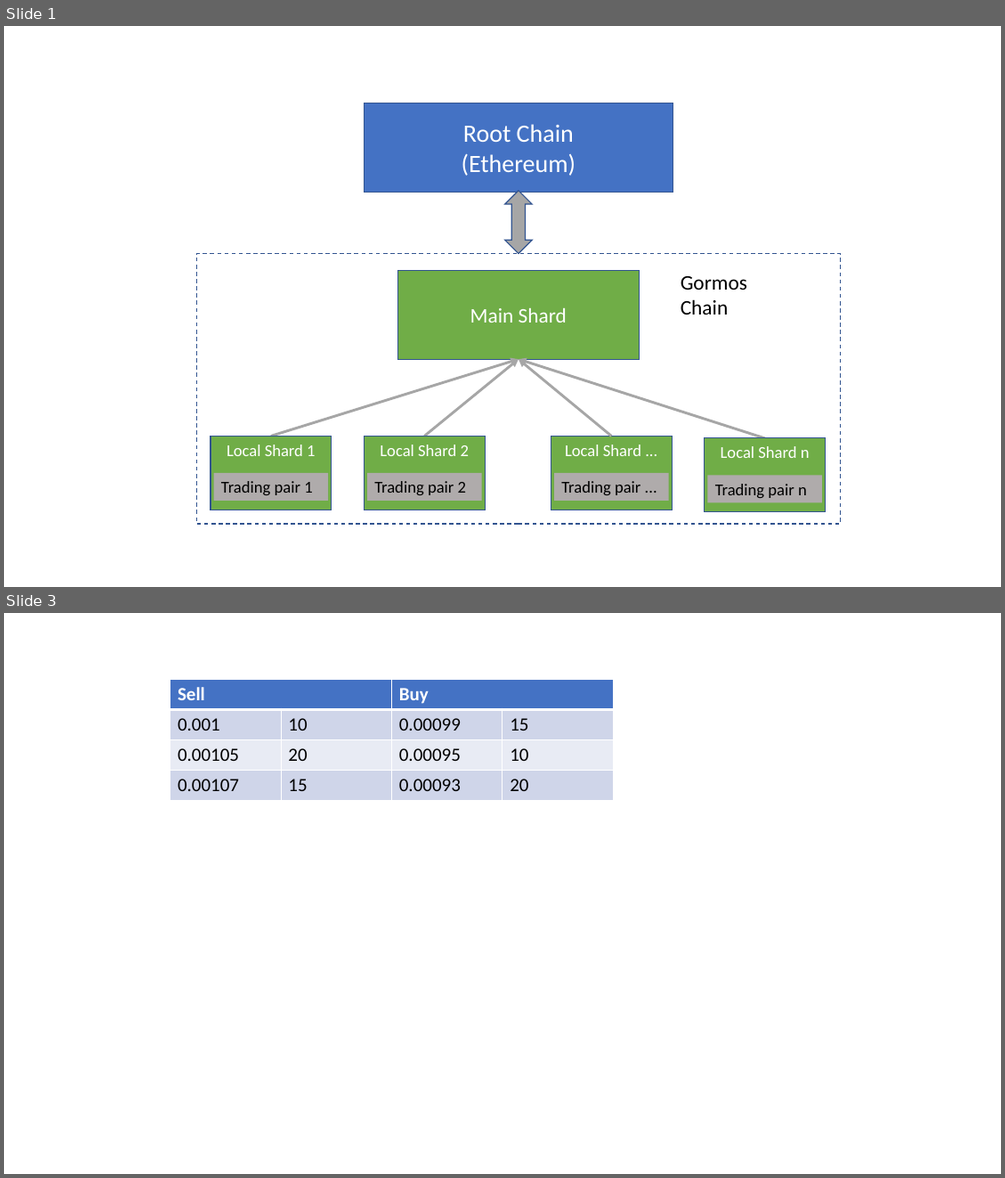
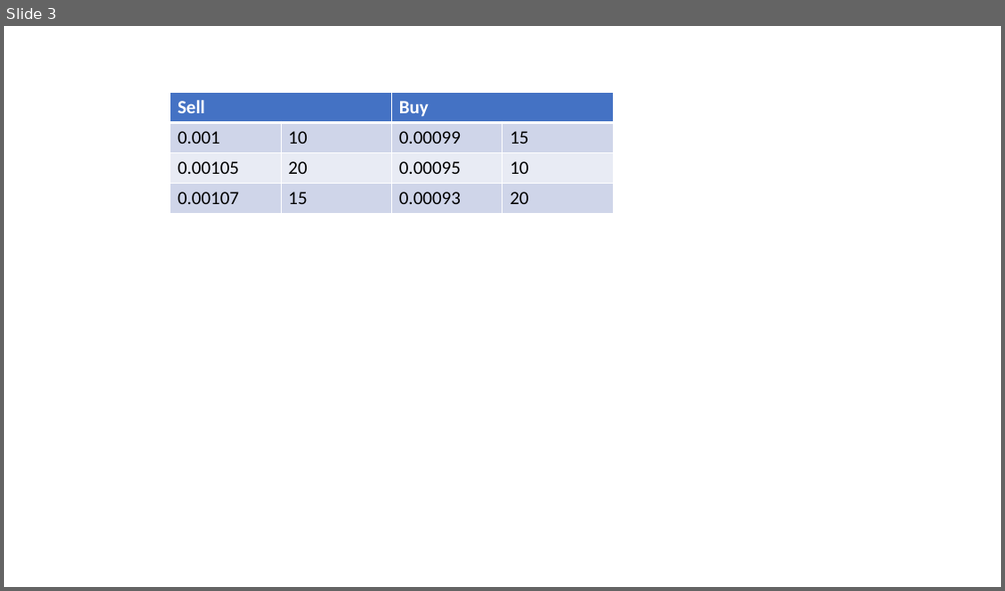
Before and after one commit to team-crypto/gormos-whitepaper-jp, a slide deck: images/gormos.pptx. Shown one above the other, each under a label of ours: slides 1 and 3 before the commit, slide 3 after it; the slides between them are not shown. The pictures are 1005x1178 and 1005x591 pixels, drawn with LibreOffice and Linux fonts; fonts in the diff are those of the drawing. Boxes give left, top, right and bottom in pixels: in the first picture for what was removed or moved away, otherwise in the second. Text is boxed around its words. In the diff, an @@ line names an element or a change of style, - is before the commit and + after.

```diff
--- a/images/gormos.pptx
+++ b/images/gormos.pptx
@@ slide 1 removed at (x1=4, y1=26, x2=1001, y2=587), background #FFFFFF @@
@@ rectangle removed at (x1=364, y1=103, x2=672, y2=192) @@
-Root Chain
-(Ethereum)
@@ up down arrow removed at (x1=505, y1=191, x2=532, y2=253) @@
@@ rectangle removed at (x1=196, y1=253, x2=840, y2=524) @@
@@ rectangle removed at (x1=398, y1=271, x2=639, y2=360) @@
-Main Shard
@@ text removed at (x1=680, y1=276, x2=747, y2=314) @@
-Gormos
-Chain
@@ arrow removed from (271, 435) to (518, 359) @@
@@ arrow removed from (424, 435) to (518, 359) @@
@@ arrow removed from (765, 438) to (518, 359) @@
@@ arrow removed from (611, 435) to (518, 359) @@
@@ rectangle removed at (x1=210, y1=435, x2=332, y2=510) @@
-Local Shard 1
@@ rectangle removed at (x1=364, y1=435, x2=485, y2=510) @@
-Local Shard 2
@@ rectangle removed at (x1=550, y1=435, x2=672, y2=510) @@
-Local Shard ...
@@ rectangle removed at (x1=704, y1=438, x2=825, y2=512) @@
-Local Shard n
@@ rectangle removed at (x1=214, y1=473, x2=329, y2=500) @@
-Trading pair 1
@@ rectangle removed at (x1=367, y1=473, x2=482, y2=500) @@
-Trading pair 2
@@ rectangle removed at (x1=554, y1=473, x2=669, y2=500) @@
-Trading pair ...
@@ rectangle removed at (x1=708, y1=475, x2=822, y2=502) @@
-Trading pair n
```
Also in this commit, not shown: 1 slide changed, 2 slides added, 1 other slide removed, 6 other files.
